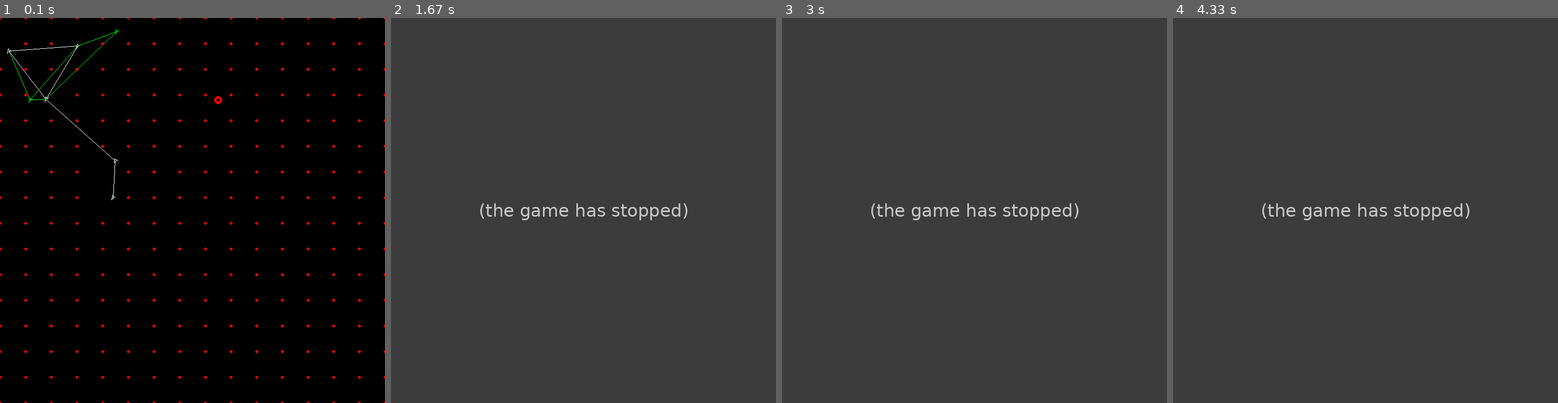
Above: before the commit, frames 1-4 (left to right).
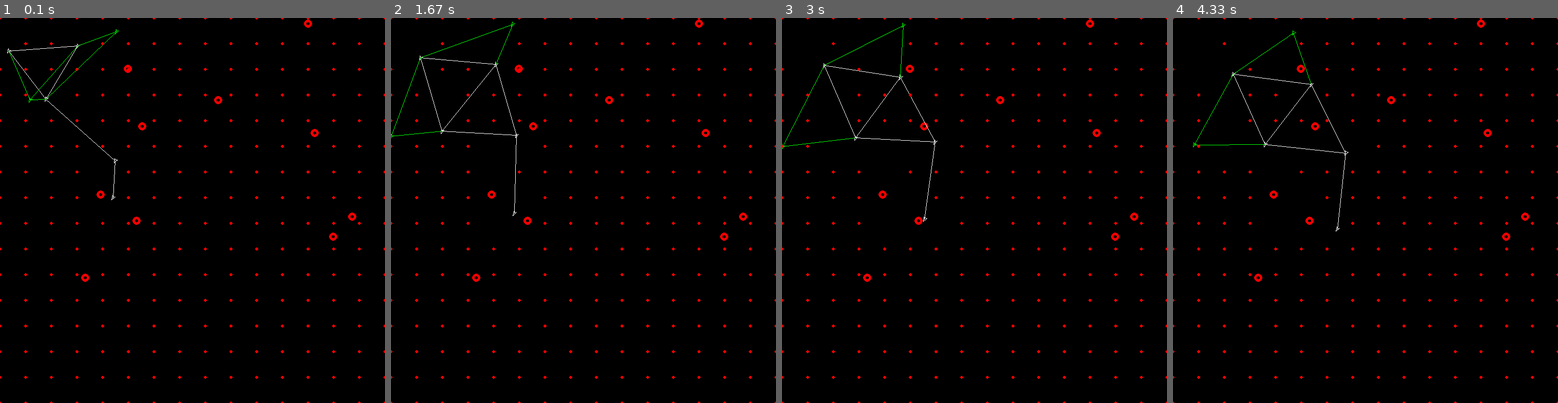
Above: after the commit, the same moments.

Repository: LouisDeOliveira/Projet_VA
Game: pygame game, started from Simulation.py
Same seed, same stepped clock (60 frames per second), same inputs: the game is played once before the commit and once after it.
Inputs:
- Up to frame 1 (0.1 s): no input
- Up to frame 2 (1.67 s): no input
- Up to frame 3 (3 s): no input
- Up to frame 4 (4.33 s): no input

The runs differ from the first frame. In frame 1, 0.3% of the frame differs, in the area x 21-93%, y 0-69%; in frame 2, 100%, in the area x 0-100%, y 0-100%; in frame 3, 100%; in frame 4, 100%.
Error before the commit: AttributeError: 'NoneType' object has no attribute 'target' (Environnement.py line 107); the game stopped at 1.55 s (later frames are placeholders)

Commit message:
ajout de la liste dico_cible pour les chercheurs et vérificateurs

Diff:
--- a/Chercheur.py
+++ b/Chercheur.py
@@ -56,6 +56,7 @@
         self.inbox = []
         self.message = {'sender_id': None, 'recipient_id': None, 'time': None, 'message': {'status': {'x': None, 'y': None, 'z': None, 'dir': None,
                                                                                                       'speed': None, 'state': None, 'battery': None}, 'alert': {'verif': None, 'help': None, 't_x': None, 't_y': None, 't_z': None}}}
+        self.dico_cible = {}        #{id:{pos, state}}
 
     def make_message(self, recipient):
         self.message['sender_id'] = self.id
--- a/Environnement.py
+++ b/Environnement.py
@@ -89,24 +89,22 @@
                             ax += f_ressort_x
                             ay += f_ressort_y
 
+                        #il faudra implémenter le graphe connexe ici
+                        dico = agentA.dico_cible.update(agentB.dico_cible)
+                        try:
+                            for id in dico:
+                                try :
+                                    if agentA.dico_cible[id][1] or agentB.dico_cible[id][1]:
+                                        dico[id][1] = True
+                                except :
+                                    pass
+                        except:
+                            pass
+
                     if type(agentB) == Target:
                         if agentB in agentA.neighbours():
-
-                            dist = []
-                            for agentC in self.Agent_list:
-                                if type(agentC) == Verificateur and agentC.target == None:
-                                    dist.append((agentC,distance(agentC,agentB)))
-
-                            agent_choisi = None
-                            dist_choisi = np.inf
-                            for e in dist:
-                                if e[1] < dist_choisi:
-                                    agent_choisi = e[0]
-                                    dist_choisi = e[1]
-
-                            agent_choisi.target = agentB
-
-
+                            if agentB.id not in agentA.dico_cible:
+                                agentA.dico_cible[agentB.id] = [agentB.pos,agentB.state]
 
                 f_frott_x = f*agentA.speed[0]
                 f_frott_y = f*agentA.speed[1]
@@ -136,7 +134,43 @@
                 else:
                     agentA.acc = vect_acc
 
-            if type(agentA) == Verificateur:
+
+            if type(agentA) == Verificateur :
+                for agentB in self.Agent_list:
+                    if type(agentB) == Chercheur or type(agentB) == Verificateur:
+                        dico = agentA.dico_cible.update(agentB.dico_cible)
+                        try:
+                            for id in dico:
+                                try :
+                                    if agentA.dico_cible[id][1] or agentB.dico_cible[id][1]:
+                                        dico[id][1] = True
+                                except :
+                                    pass
+                        except:
+                            pass
+
+                if type(agentA.target) != 'NoneType':
+                    #aller vers la cible tout en évitant les drones
+                    print('oyea')
+                    pass
+
+                else:
+                    dist = []
+                    for id in agentA.dico_cible:
+                        if not agentA.dico_cible[id][1]:
+                            agentA.target = agentA.dico_cible[id][0]
+                    """
+                    agent_choisi = None
+                    dist_choisi = np.inf
+                    for e in dist:
+                        if e[1] < dist_choisi:
+                            agent_choisi = e[0]
+                            dist_choisi = e[1]
+
+                    agent_choisi.target = agentB
+                    """
+
+
                 dx = agentA.pos[0]-self.barycentre()[0]
                 dy = agentA.pos[1]-self.barycentre()[1]
                 f_ressort_x = -agentA.k * \
--- a/Simulation.py
+++ b/Simulation.py
@@ -31,7 +31,7 @@
 pygame.init()
 width, height = 750, 750
 screen = pygame.display.set_mode((width, height))
-env = Environment(5, 2, 1, width, height, screen)
+env = Environment(5, 2, 10, width, height, screen)
 Running = True
 tick_freq = 100
 dt = 1/tick_freq
--- a/Target.py
+++ b/Target.py
@@ -33,6 +33,7 @@
         self.env = env
         self.pos = np.array([x, y])
         self.targeted = False
+        self.state = False  #False si non trouvé ou seulement vu ; True si vérifié
 
     def display(self):
         x, y = self.pos
--- a/Verificateur.py
+++ b/Verificateur.py
@@ -52,12 +52,14 @@
         self.battery = None
         self.dir = direction
         self.size = size
-        self.target = None
+        self.target = None  #couple (x, y)
         self.id = id
         self.destination = None
         self.inbox = []
         self.message = {'sender_id': None, 'recipient_id': None, 'time': None, 'message': {'status': {'x': None, 'y': None, 'z': None, 'dir': None,
                                                                                                       'speed': None, 'state': None, 'battery': None}, 'alert': {'verif': None, 'help': None, 't_x': None, 't_y': None, 't_z': None}}}
+        self.dico_cible = {}        #{id:{pos, state}}
+
 
     def move(self):
         try:
